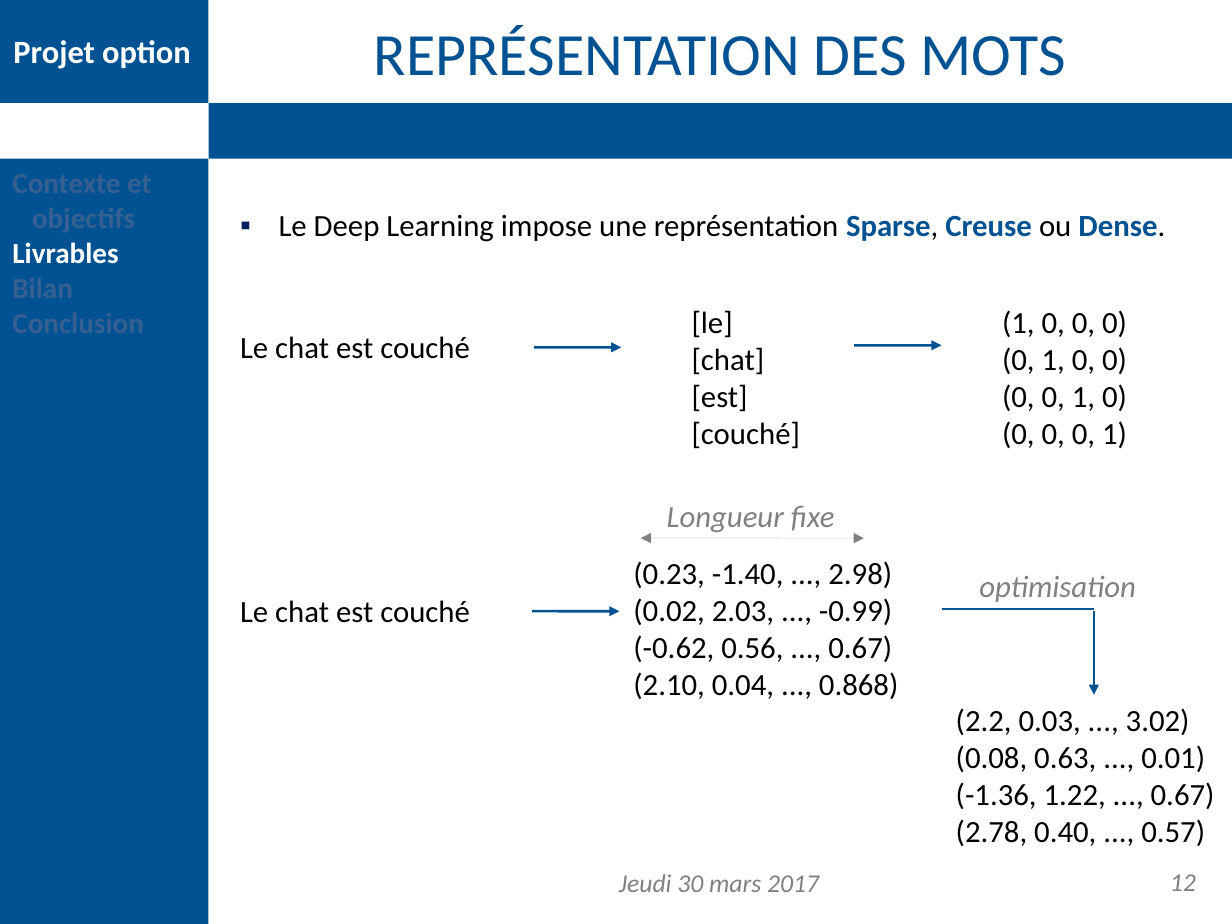
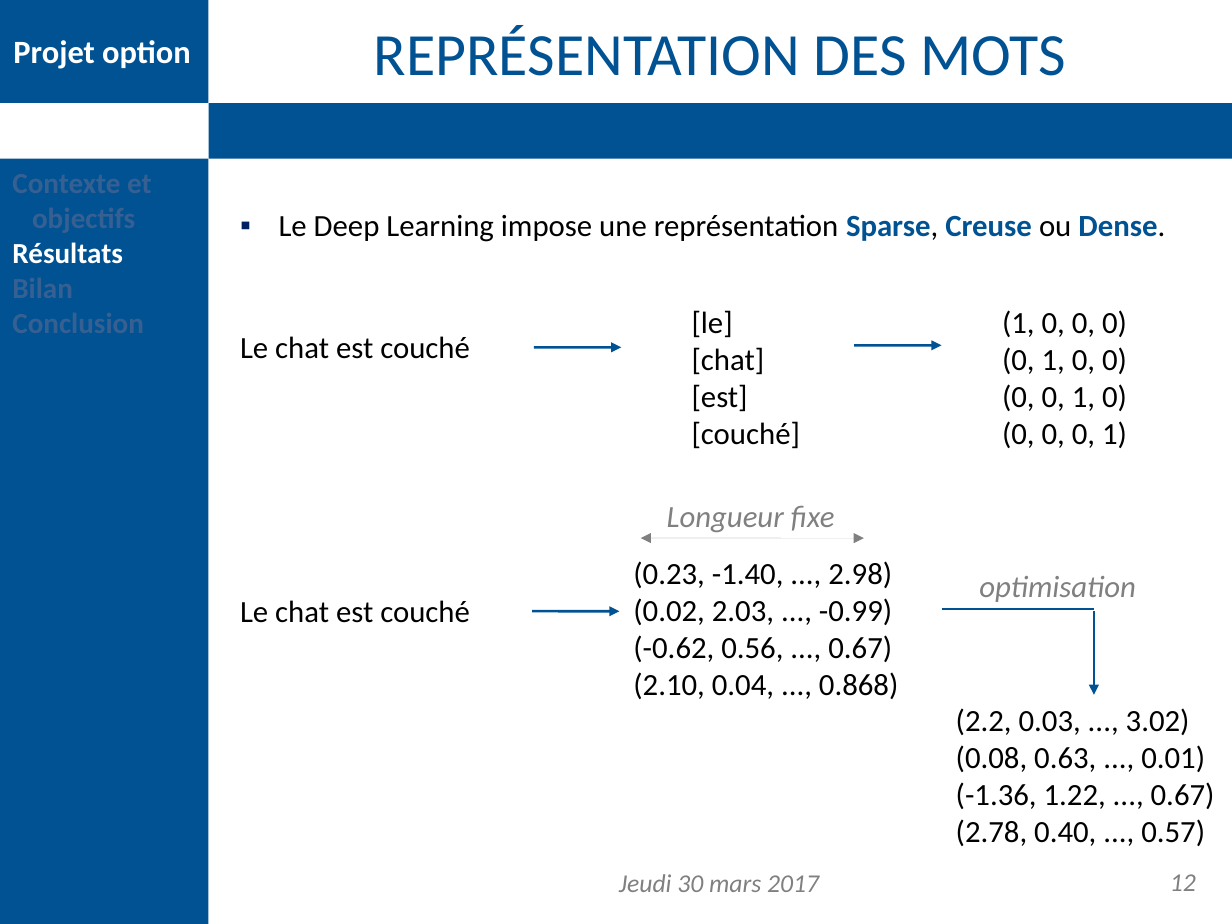
Before and after one commit to DDouteaux/Projet_option_info, a slide deck: slide 12 of Présentation finale/presentation_finale.pptx. Drawn at 1232x924 pixels with LibreOffice and Linux fonts; fonts in the diff are those of the drawing; background and template pictures are left out. Boxes give left, top, right and bottom in pixels: in the first picture for what was removed or moved away, otherwise in the second. Text is boxed around its words. In the diff, an @@ line names an element or a change of style, - is before the commit and + after.

```diff
--- a/Présentation finale/presentation_finale.pptx
+++ b/Présentation finale/presentation_finale.pptx
@@ text at box(12, 242, 123, 264): text changed @@
-Livrables
+Résultats
```
Also in this commit, not shown: 15 other slides changed, 1 other file.
